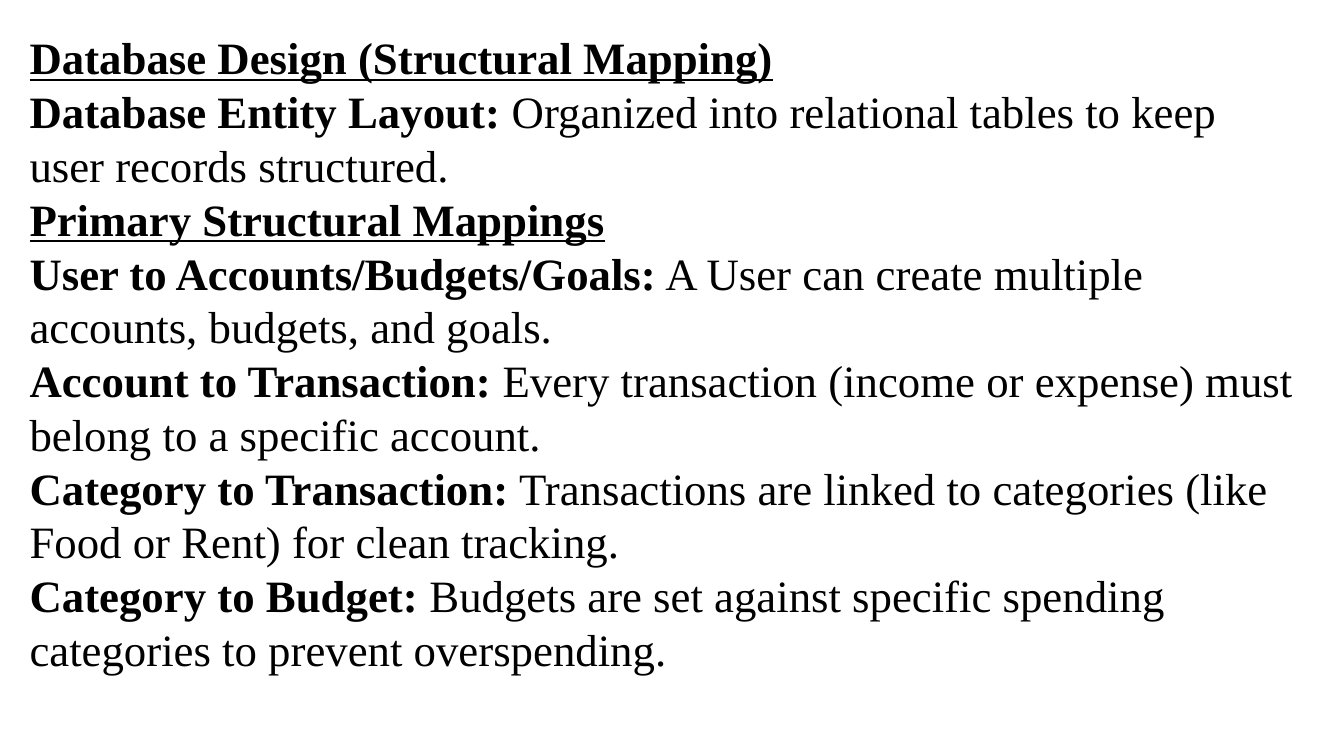
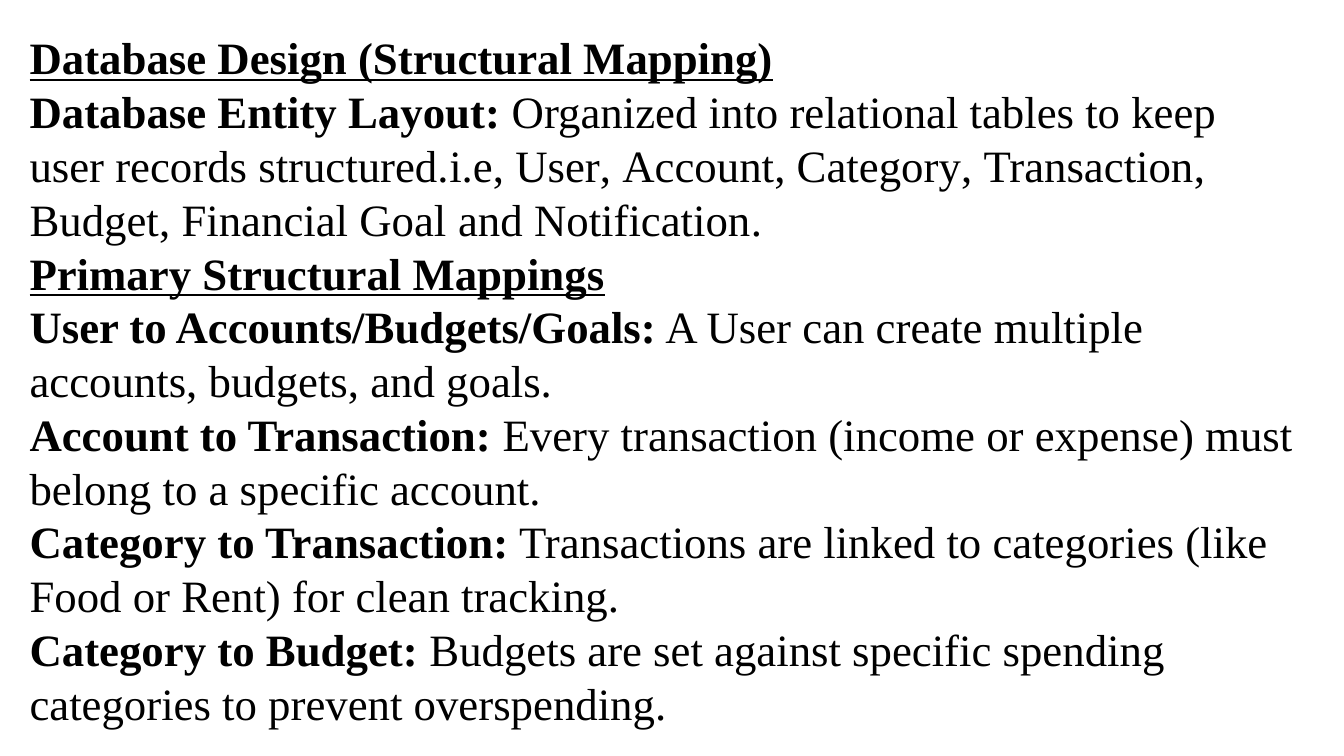
Before and after one commit to p1-my2/Malihub, a slide deck: slide 6 of MALIHUB POWERPOINT PRESENTATION.pptx. Drawn at 1344x756 pixels with LibreOffice and Linux fonts; fonts in the diff are those of the drawing. Boxes give left, top, right and bottom in pixels: in the first picture for what was removed or moved away, otherwise in the second. Text is boxed around its words. In the diff, an @@ line names an element or a change of style, - is before the commit and + after.

Commit message:
ppt

```diff
--- a/MALIHUB POWERPOINT PRESENTATION.pptx
+++ b/MALIHUB POWERPOINT PRESENTATION.pptx
@@ text at <box>30,97,1216,245</box>: text changed @@
-Database Entity Layout: Organized into relational tables to keep user records structured.
+Database Entity Layout: Organized into relational tables to keep user records structured.i.e, User, Account, Category, Transaction, Budget, Financial Goal and Notification.
```
Also in this commit, not shown: 1 other file.
